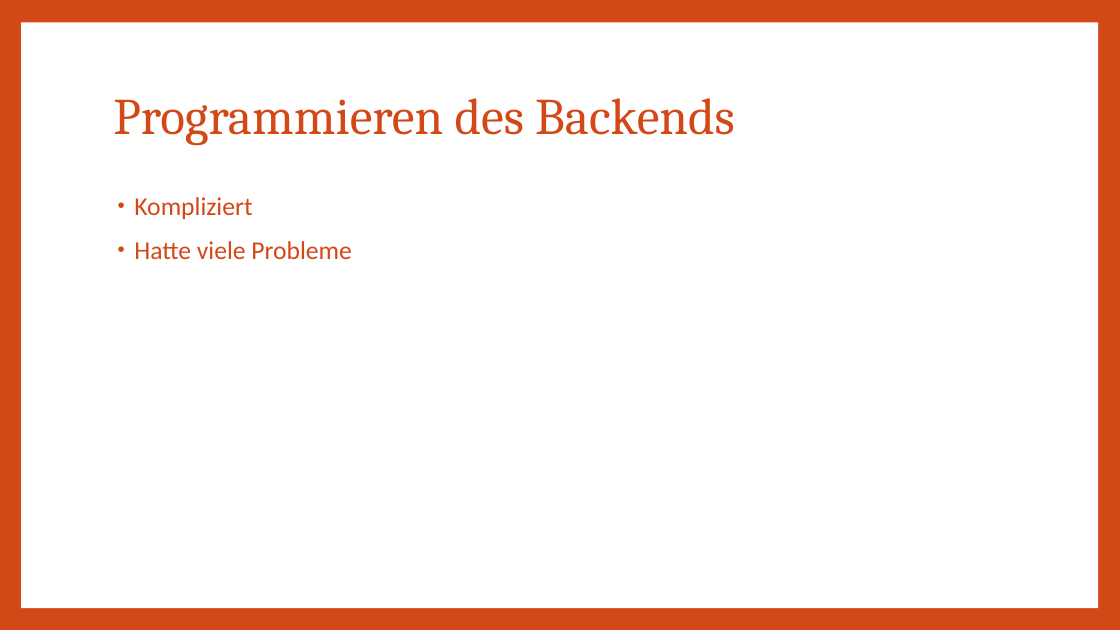
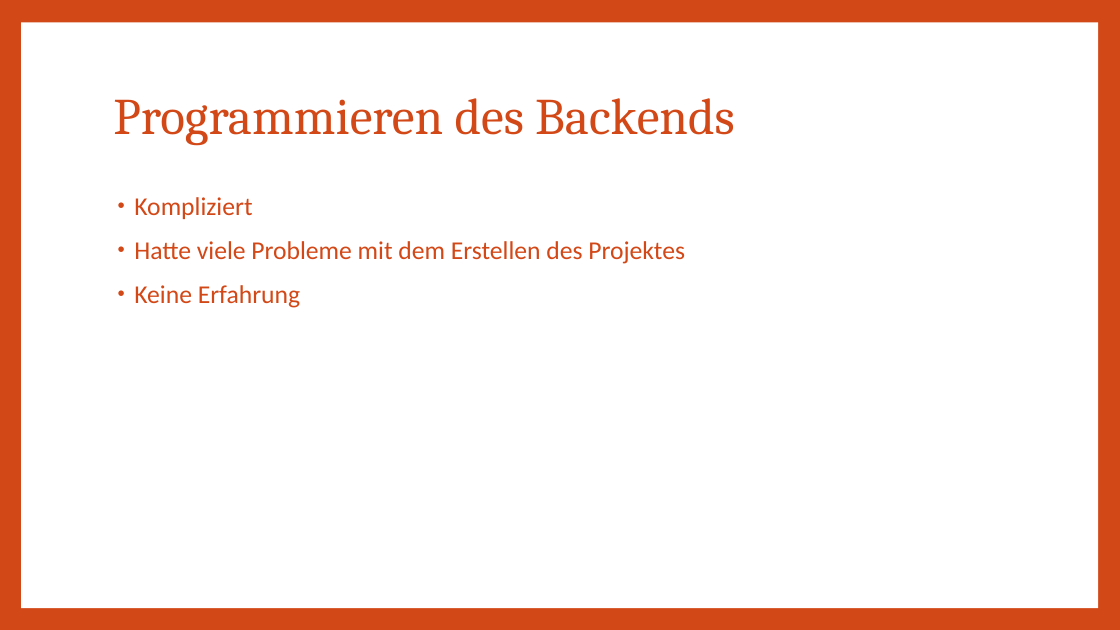
Before and after one commit to Lio396/AbgabeDossierProjekt, a slide deck: slide 8 of 04_Präsentation/VueJS_Laravel_website.pptx. Drawn at 1120x630 pixels with LibreOffice and Linux fonts; fonts in the diff are those of the drawing. Boxes give left, top, right and bottom in pixels: in the first picture for what was removed or moved away, otherwise in the second. Text is boxed around its words. In the diff, an @@ line names an element or a change of style, - is before the commit and + after.

Commit message:
Projekt11

```diff
--- a/04_Präsentation/VueJS_Laravel_website.pptx
+++ b/04_Präsentation/VueJS_Laravel_website.pptx
@@ text at (134,241,685,308): text changed @@
-• Hatte viele Probleme
+• Hatte viele Probleme mit dem Erstellen des Projektes
+• Keine Erfahrung
```
Also in this commit, not shown: 1 other slide changed, 1 slide added.
